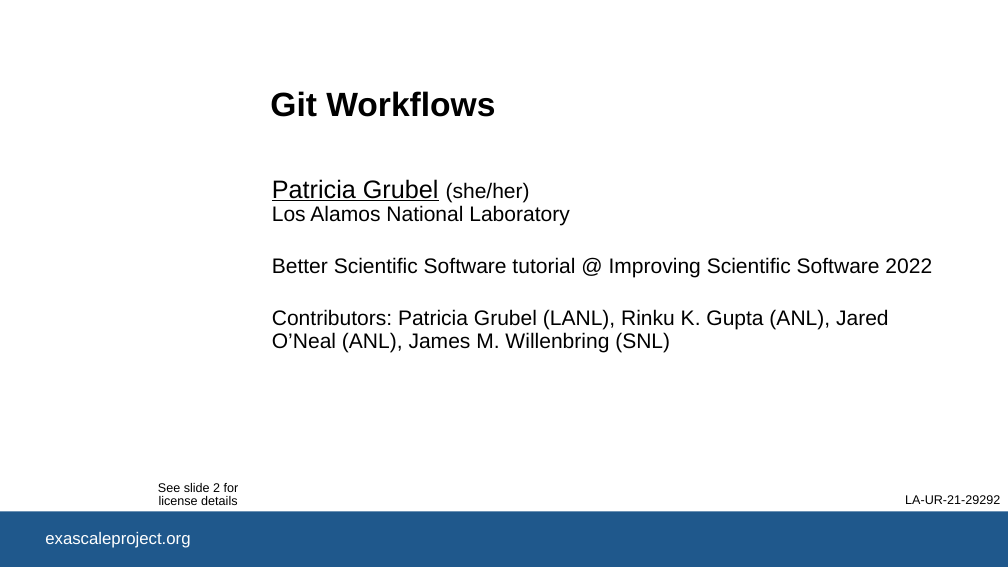
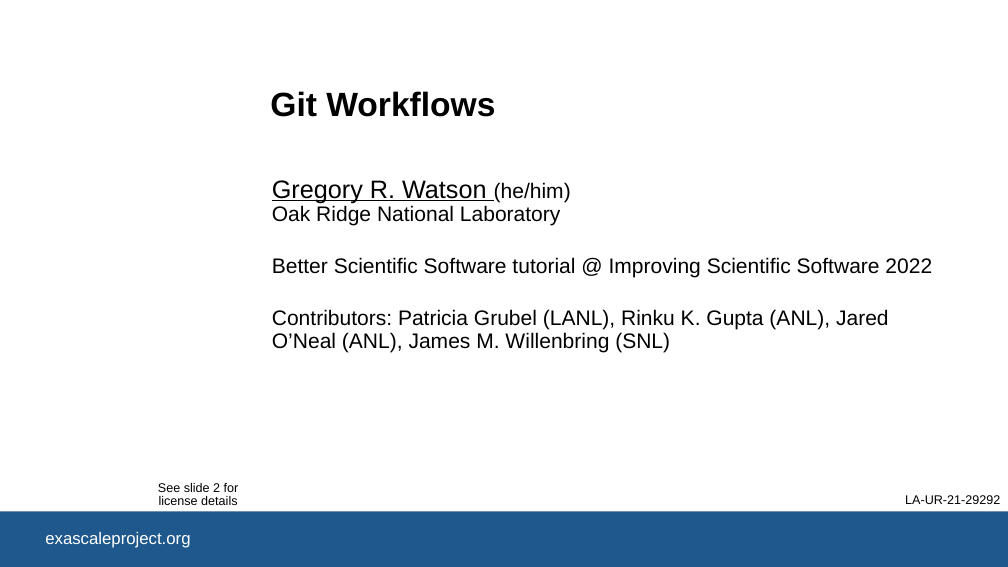
Before and after one commit to bssw-tutorial/presentations, a slide deck: slide 1 of git-workflows.pptx. Drawn at 1008x567 pixels with LibreOffice and Linux fonts; fonts in the diff are those of the drawing; background and template pictures are left out. Boxes give left, top, right and bottom in pixels: in the first picture for what was removed or moved away, otherwise in the second. Text is boxed around its words. In the diff, an @@ line names an element or a change of style, - is before the commit and + after.

```diff
--- a/git-workflows.pptx
+++ b/git-workflows.pptx
@@ subtitle at box(272, 180, 571, 226): text changed @@
-Patricia Grubel (she/her)
-Los Alamos National Laboratory
+Gregory R. Watson (he/him)
+Oak Ridge National Laboratory
```
Also in this commit, not shown: 8 other slides changed, 2 slides added, 1 other file.
